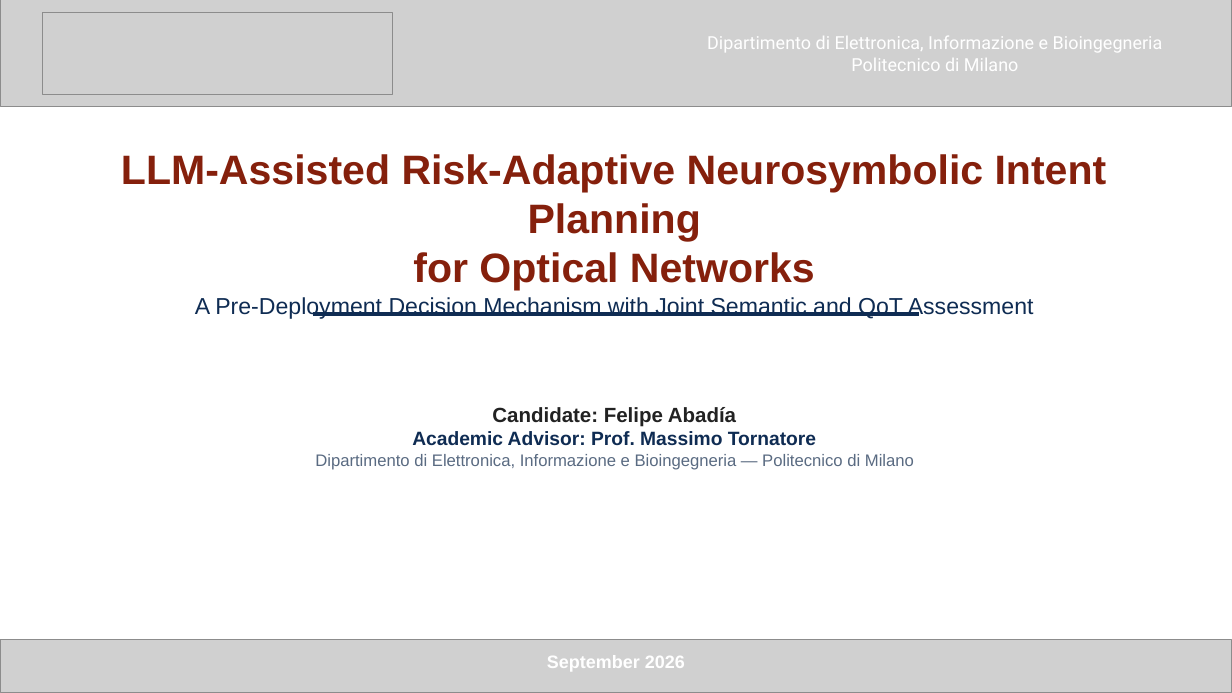
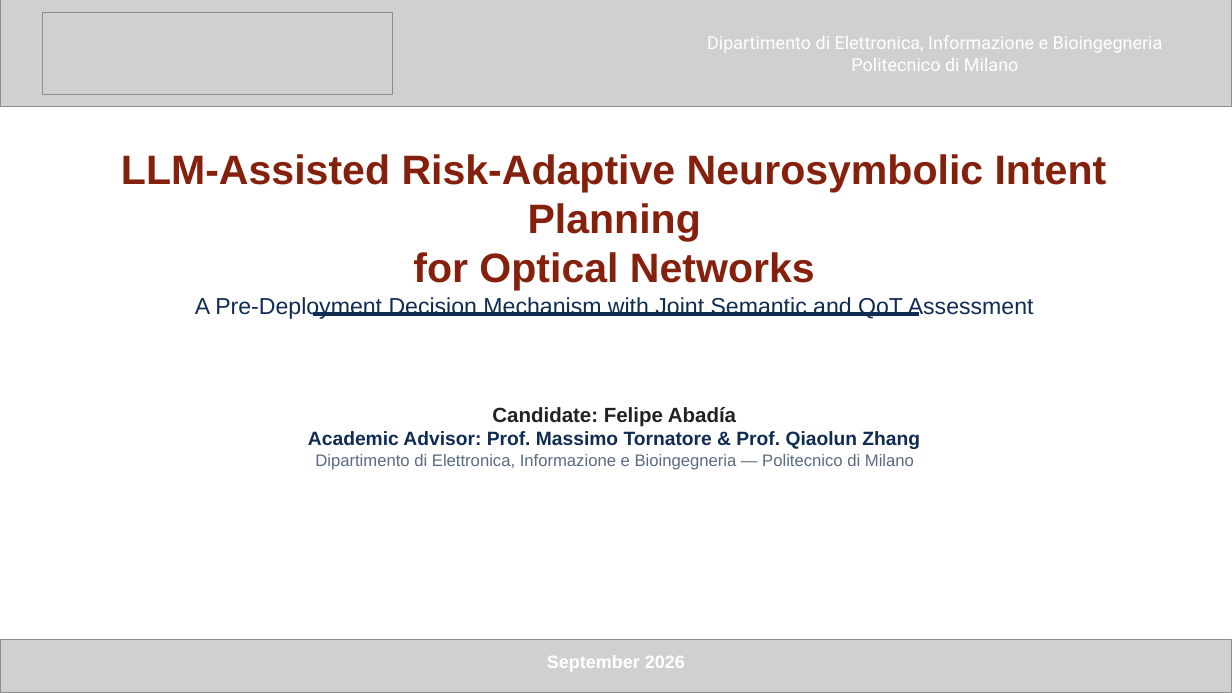
Before and after one commit to ABADIAb/MultiAgent-ON, a slide deck: slide 1 of docs/LLM_Wiki/wiki/presentations/thesis_defense/thesis_defense.pptx. Drawn at 1232x693 pixels with LibreOffice and Linux fonts; fonts in the diff are those of the drawing; grey boxes stand for pictures. Boxes give left, top, right and bottom in pixels: in the first picture for what was removed or moved away, otherwise in the second. Text is boxed around its words. In the diff, an @@ line names an element or a change of style, - is before the commit and + after.

```diff
--- a/docs/LLM_Wiki/wiki/presentations/thesis_defense/thesis_defense.pptx
+++ b/docs/LLM_Wiki/wiki/presentations/thesis_defense/thesis_defense.pptx
@@ text at (x1=308, y1=431, x2=920, y2=449): text changed @@
-Academic Advisor: Prof. Massimo Tornatore
+Academic Advisor: Prof. Massimo Tornatore & Prof. Qiaolun Zhang
```
Also in this commit, not shown: 2 other slides changed, 1 slide added, 1 slide removed, 23 other files.
